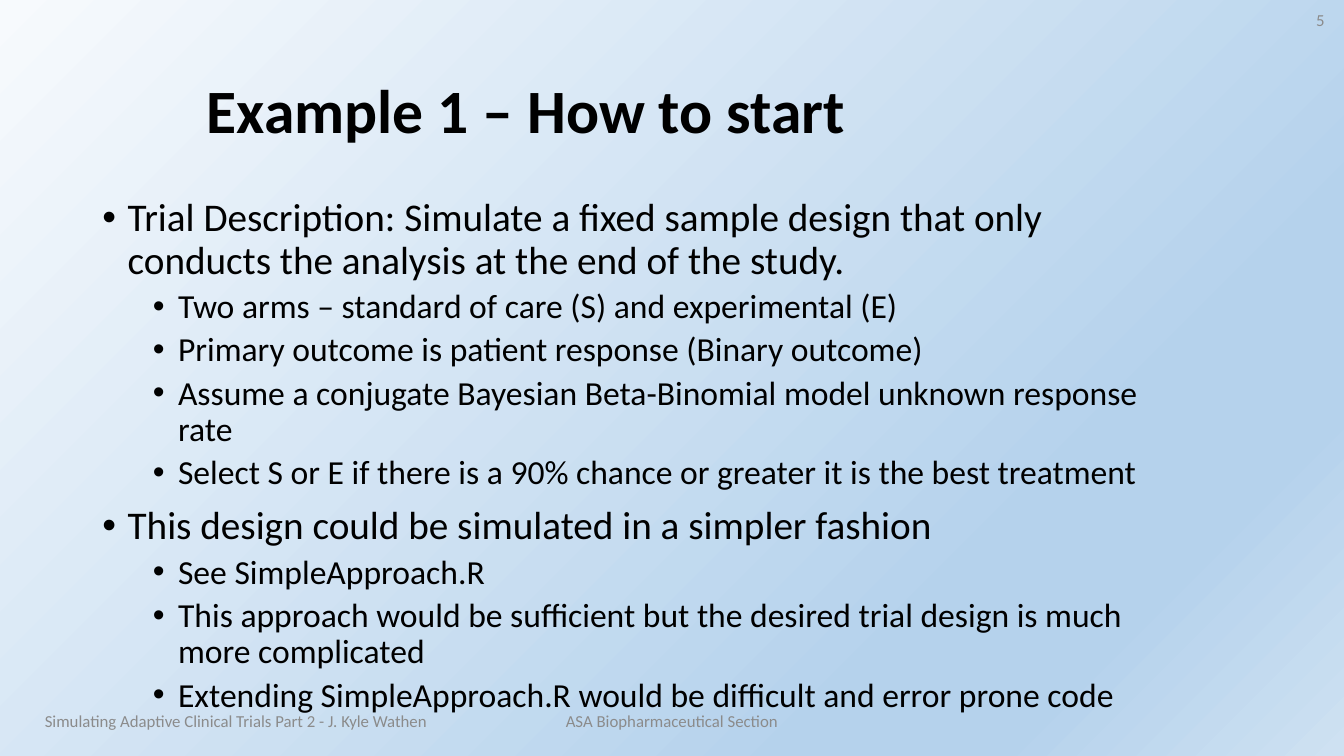
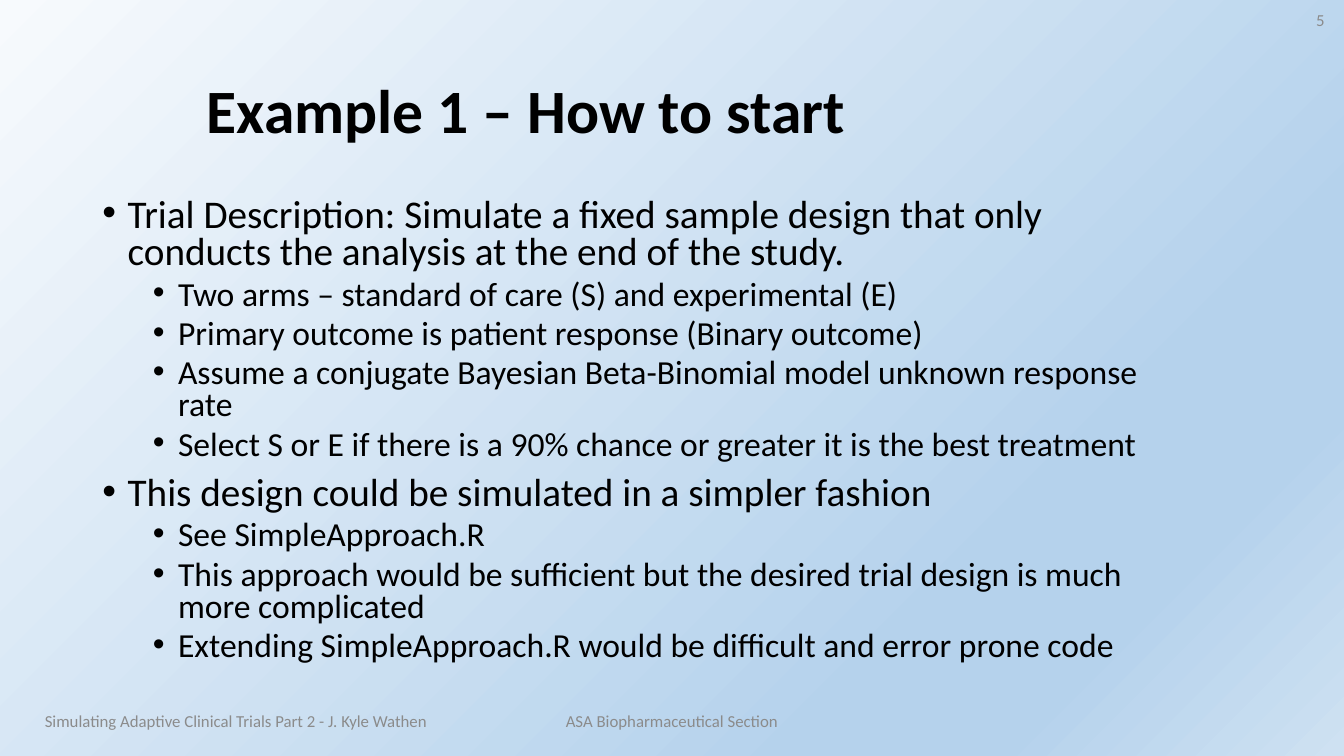
Before and after one commit to kwathen/ClinicalTrialSimulation, a slide deck: slide 5 of Presentations/Part 2.pptx. Drawn at 1344x756 pixels with LibreOffice and Linux fonts; fonts in the diff are those of the drawing; background and template pictures are left out. Boxes give left, top, right and bottom in pixels: in the first picture for what was removed or moved away, otherwise in the second. Text is boxed around its words. In the diff, an @@ line names an element or a change of style, - is before the commit and + after.

Commit message:
Updating example 1 template

```diff
--- a/Presentations/Part 2.pptx
+++ b/Presentations/Part 2.pptx
@@ text "Trial Description: Simulate a fixed ..." at bbox=[128, 200, 1137, 663]: line spacing 0.9 to 0.8 @@
```
Also in this commit, not shown: 1 other slide changed, 4 slides removed, 12 other files.
